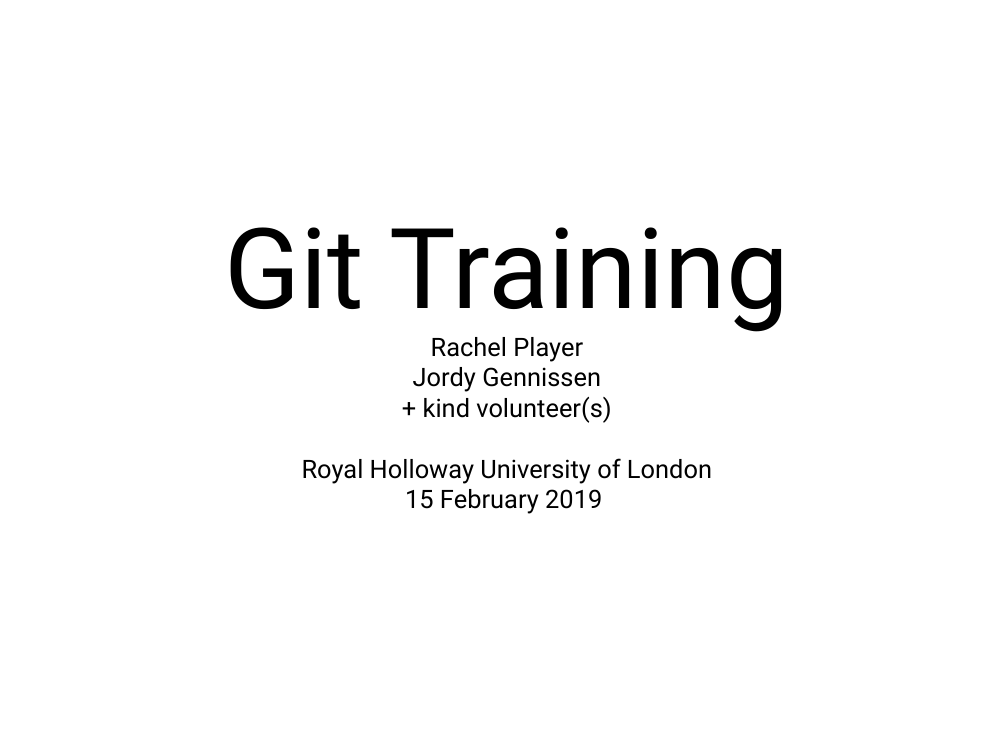
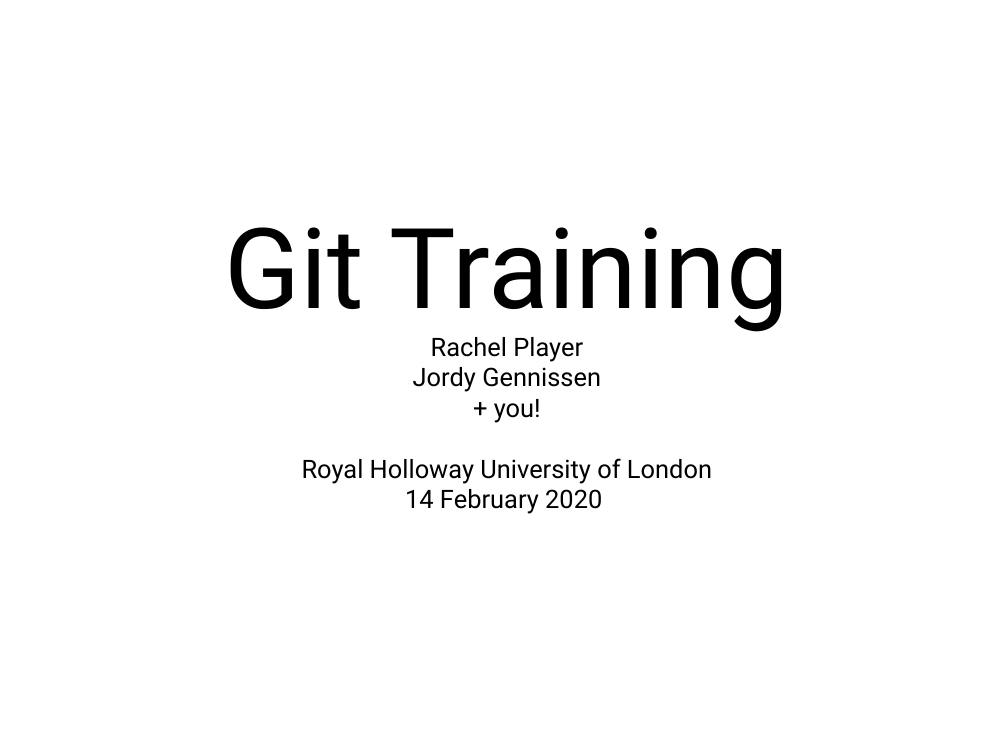
Before and after one commit to rachelplayer/isg-playground, a slide deck: slide 1 of git_workshop.pptx. Drawn at 1008x756 pixels with LibreOffice and Linux fonts; fonts in the diff are those of the drawing. Boxes give left, top, right and bottom in pixels: in the first picture for what was removed or moved away, otherwise in the second. Text is boxed around its words. In the diff, an @@ line names an element or a change of style, - is before the commit and + after.

```diff
--- a/git_workshop.pptx
+++ b/git_workshop.pptx
@@ title at (225,227,789,514): text changed @@
-Git Training
-Rachel Player
-Jordy Gennissen
-+ kind volunteer(s)
-Royal Holloway University of London
-15 February 2019
+Git Training
+Rachel Player
+Jordy Gennissen
++ you!
+Royal Holloway University of London
+14 February 2020
```
Also in this commit, not shown: 12 other slides changed, 5 slides added, 5 slides removed, 1 other file.
